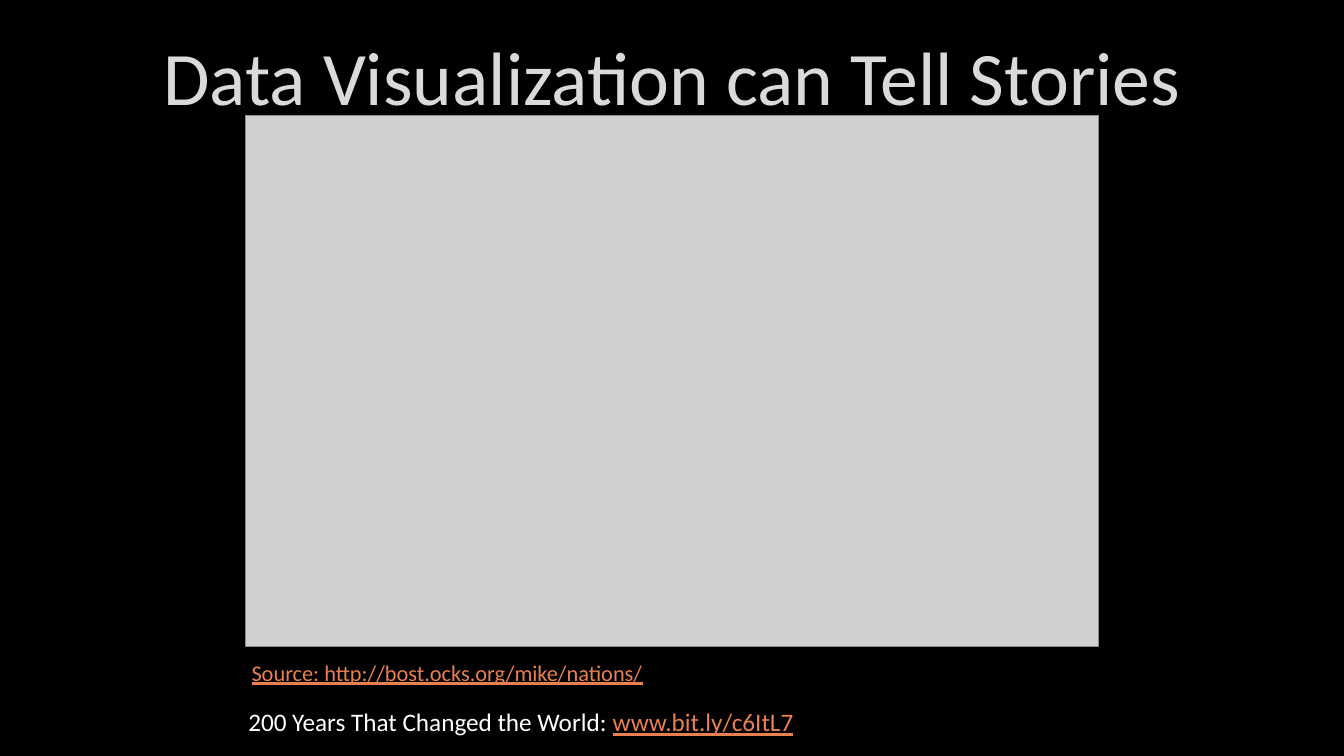
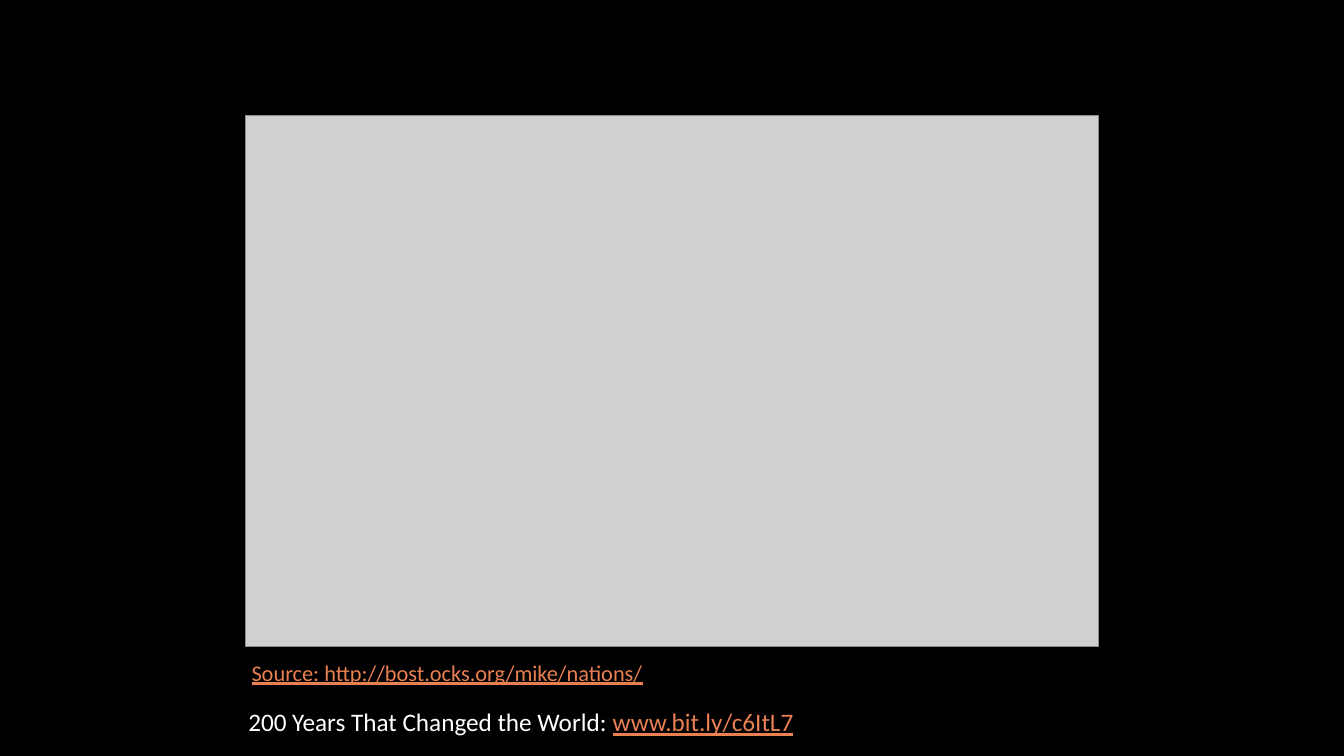
Before and after one commit to DustinEwers/D3-js-Demos, a slide deck: slide 6 of slides/d3.pptx. Drawn at 1344x756 pixels with LibreOffice and Linux fonts; fonts in the diff are those of the drawing; grey boxes stand for pictures; background and template pictures are left out. Boxes give left, top, right and bottom in pixels: in the first picture for what was removed or moved away, otherwise in the second. Text is boxed around its words. In the diff, an @@ line names an element or a change of style, - is before the commit and + after.

```diff
--- a/slides/d3.pptx
+++ b/slides/d3.pptx
@@ title removed at [163,52,1180,123] @@
-Data Visualization can Tell Stories
```
Also in this commit, not shown: 2 other slides changed, 1 slide added, 2 slides removed, 4 other files.
